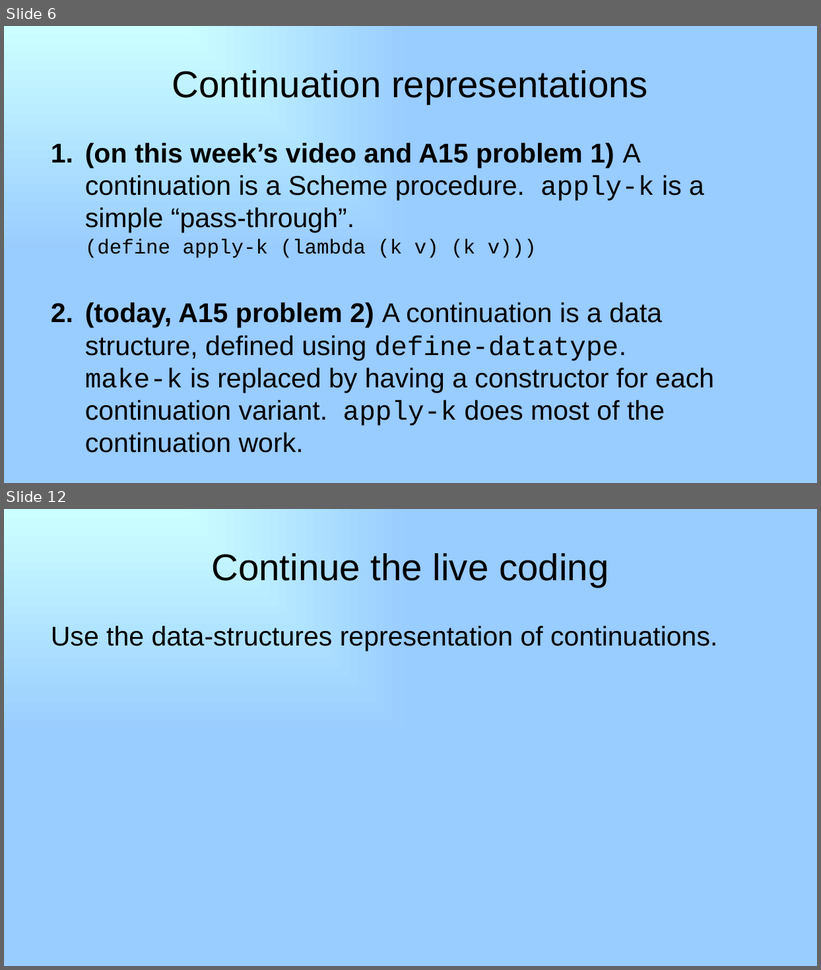
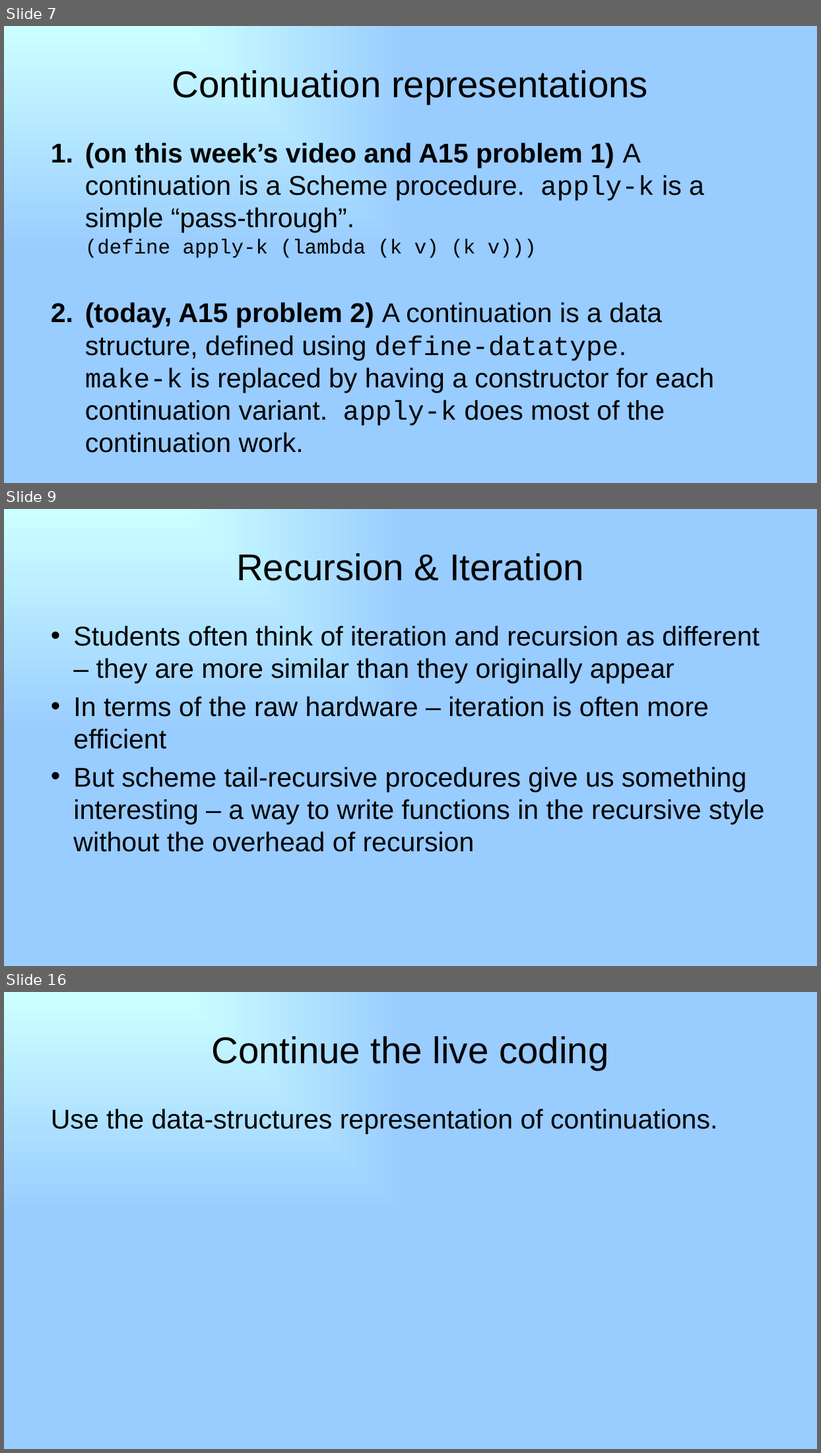
Before and after one commit to RHIT-CSSE/csse304, a slide deck: ClassMaterials/CPSMore1/24-moreCPS.pptx. Shown one above the other, each under a label of ours: slides 6 and 12 before the commit, slides 7, 9 and 16 after it; the slides between them are not shown. The pictures are 821x970 and 821x1453 pixels, drawn with LibreOffice and Linux fonts; fonts in the diff are those of the drawing. Boxes give left, top, right and bottom in pixels: in the first picture for what was removed or moved away, otherwise in the second. Text is boxed around its words. In the diff, an @@ line names an element or a change of style, - is before the commit and + after.

```diff
--- a/ClassMaterials/CPSMore1/24-moreCPS.pptx
+++ b/ClassMaterials/CPSMore1/24-moreCPS.pptx
@@ slide 9 added at <box>4,509,817,966</box>, background gradient #CCFFFF to #99CCFF @@
@@ title added at <box>236,553,584,581</box>, 44 pt, text #000000 @@
+Recursion & Iteration
@@ text added at <box>73,626,764,852</box>, 32 pt, text #000000 @@
+• Students often think of iteration and recursion as different – they are more similar than they originally appear
+• In terms of the raw hardware – iteration is often more efficient
+• But scheme tail-recursive procedures give us something interesting – a way to write functions in the recursive style without the overhead of recursion
@@ what was slide 6 is now slide 7 @@
@@ what was slide 12 is now slide 16 @@
```
Also in this commit, not shown: 1 slide changed, 3 other slides added, 4 other files.
